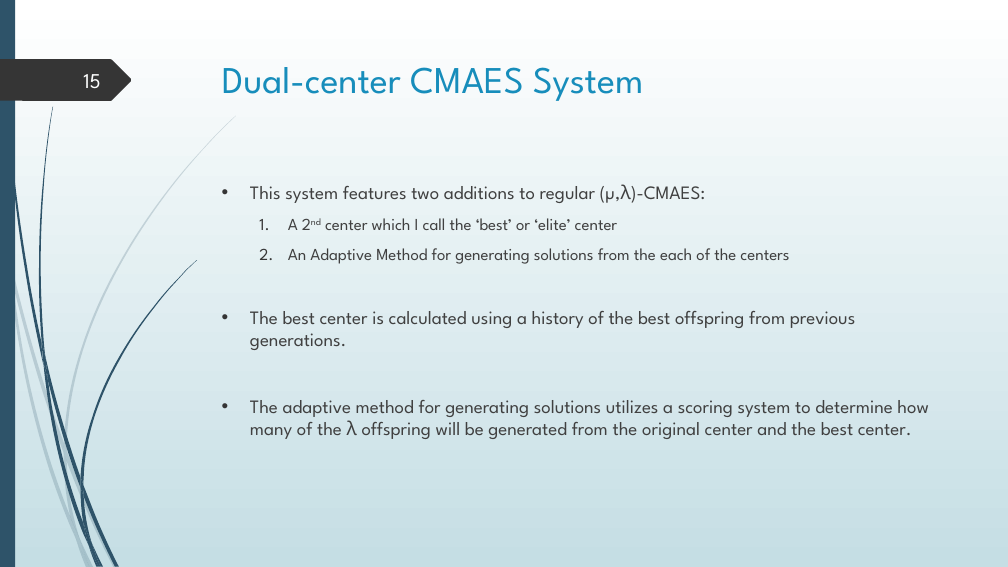
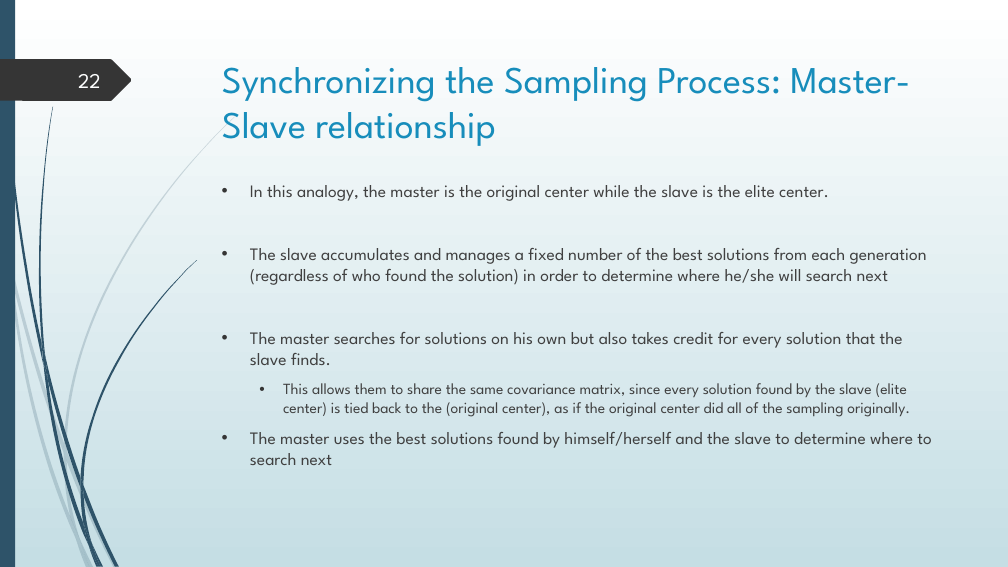
Before and after one commit to GingerLion/DualCenterCMAES, a slide deck: slide 22 of Thesis/DualcenterCMAES.pptx (slide 15 before the commit). Drawn at 1008x567 pixels with LibreOffice and Linux fonts; fonts in the diff are those of the drawing. Boxes give left, top, right and bottom in pixels: in the first picture for what was removed or moved away, otherwise in the second. Text is boxed around its words. In the diff, an @@ line names an element or a change of style, - is before the commit and + after.

```diff
--- a/Thesis/DualcenterCMAES.pptx
+++ b/Thesis/DualcenterCMAES.pptx
@@ page number at <box>78,74,101,88</box>: text changed @@
-15
+22
@@ title at <box>222,67,910,146</box>: text changed @@
-Dual-center CMAES System
+Synchronizing the Sampling Process: Master-Slave relationship
@@ text at <box>250,185,931,465</box>: text changed; size 18 to 16.6 pt @@
-• This system features two additions to regular (µ,λ)-CMAES:
-  1. A 2nd center which I call the ‘best’ or ‘elite’ center
-  2. An Adaptive Method for generating solutions from the each of the centers
-• The best center is calculated using a history of the best offspring from previous generations.
-• The adaptive method for generating solutions utilizes a scoring system to determine how many of the λ offspring will be generated from the original center and the best center.
+• In this analogy, the master is the original center while the slave is the elite center.
+• The slave accumulates and manages a fixed number of the best solutions from each generation (regardless of who found the solution) in order to determine where he/she will search next
+• The master searches for solutions on his own but also takes credit for every solution that the slave finds.
+  • This allows them to share the same covariance matrix, since every solution found by the slave (elite center) is tied back to the (original center), as if the original center did all of the sampling originally.
+• The master uses the best solutions found by himself/herself and the slave to determine where to search next
```
Also in this commit, not shown: 14 other slides changed, 28 slides added, 6 slides removed, 12 other files.
